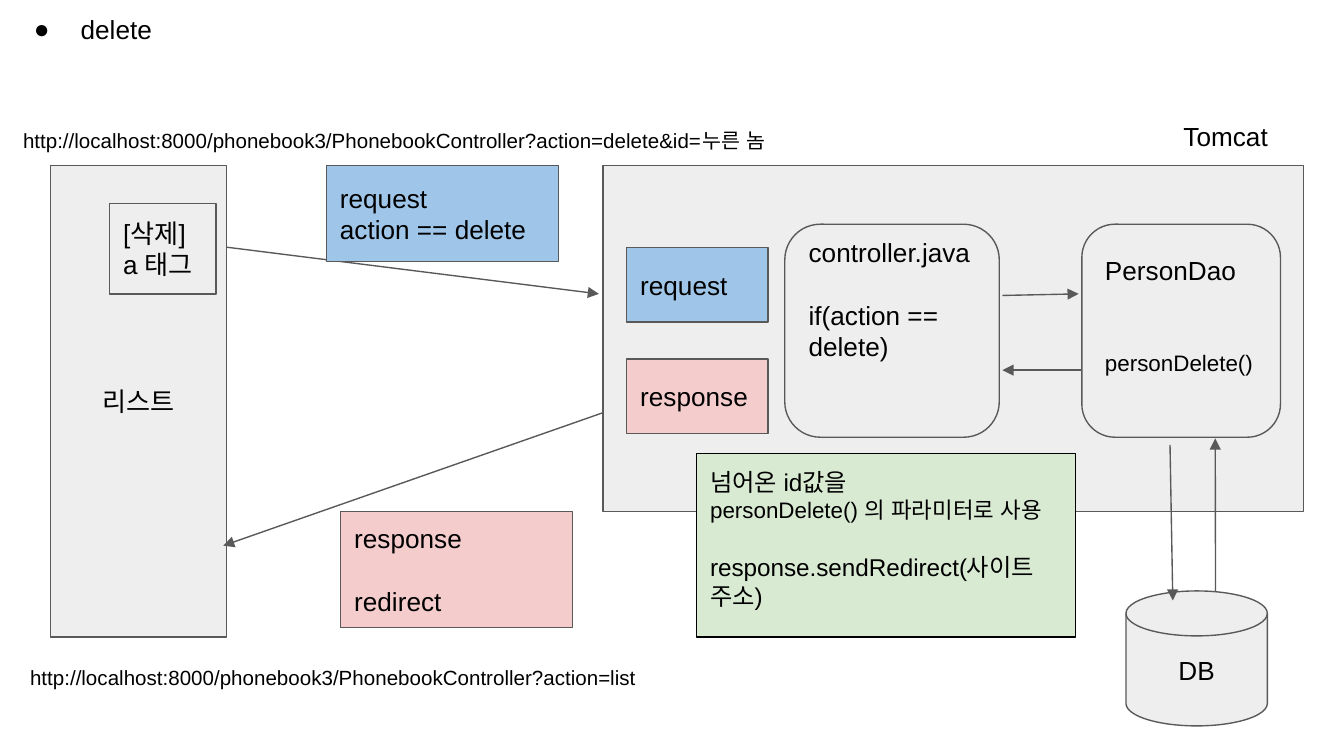
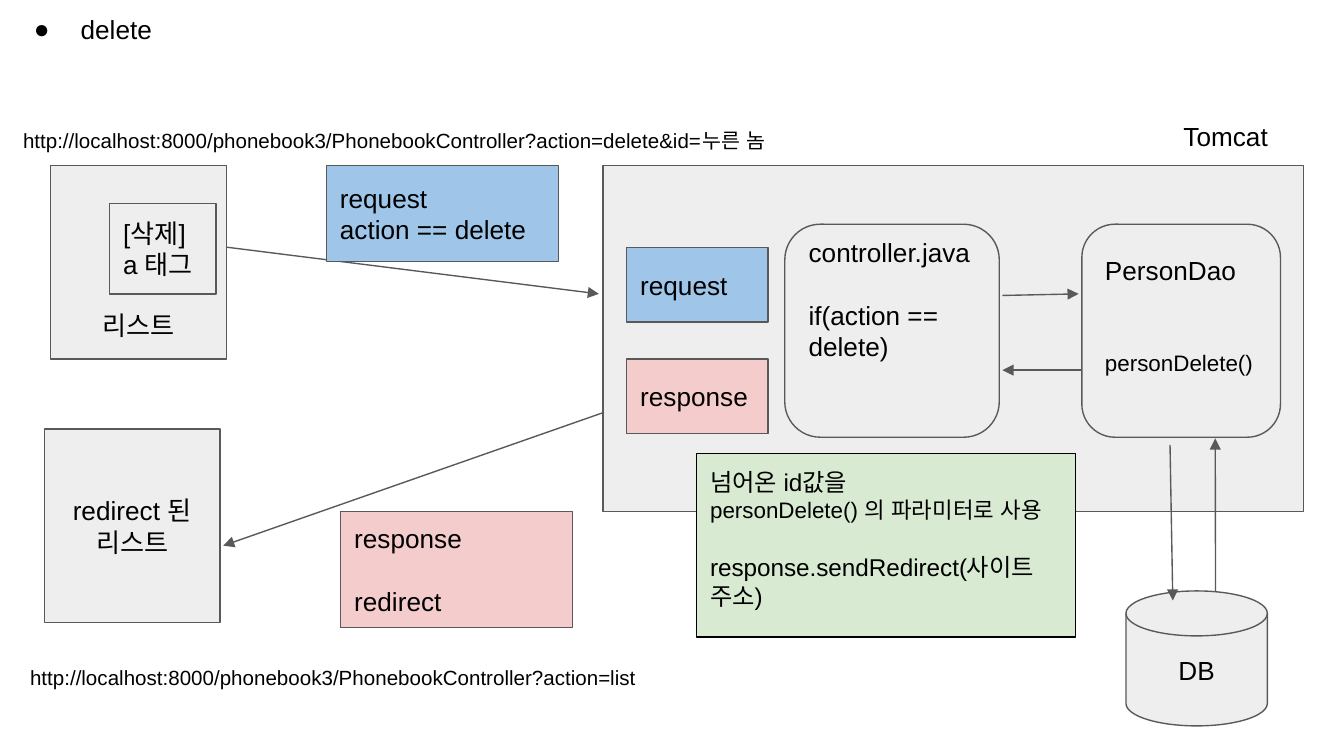
Before and after one commit to Kwonharu/phonebook3, a slide deck: slide 1 of phonebook3_servlet.pptx. Drawn at 1344x756 pixels with LibreOffice and Linux fonts; fonts in the diff are those of the drawing. Boxes give left, top, right and bottom in pixels: in the first picture for what was removed or moved away, otherwise in the second. Text is boxed around its words. In the diff, an @@ line names an element or a change of style, - is before the commit and + after.

Commit message:
google

```diff
--- a/phonebook3_servlet.pptx
+++ b/phonebook3_servlet.pptx
@@ rectangle "리스트": place and size @@
-rectangle "리스트" at bbox=[51, 165, 227, 637]
+rectangle "리스트" at bbox=[51, 165, 227, 359]
@@ rectangle added at bbox=[44, 429, 220, 622], fill #EEEEEE, outline #595959 0.75 pt, 14 pt, text #000000 @@
+redirect 된
+리스트
```
